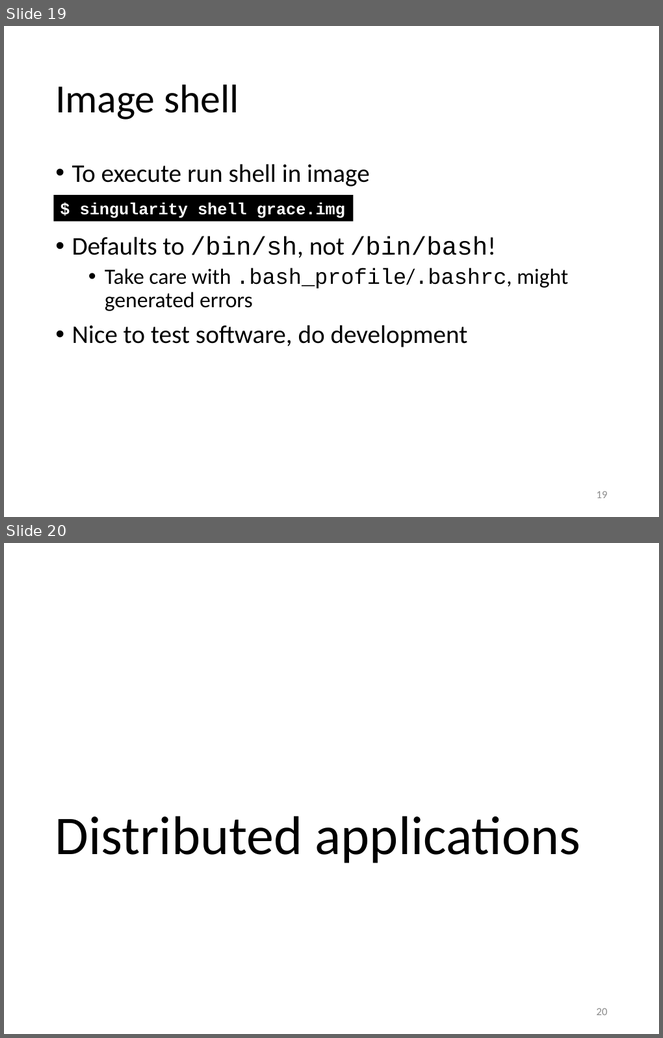
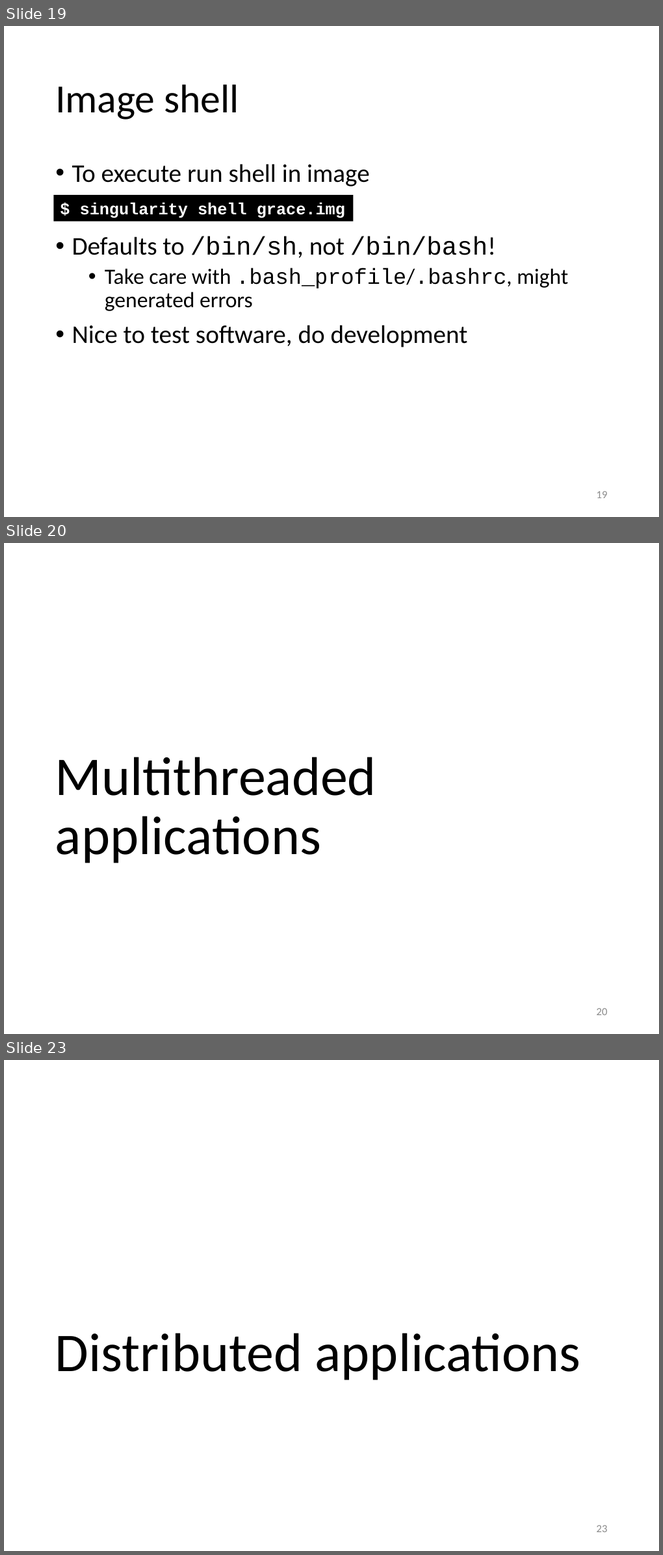
Before and after one commit to gjbex/training-material, a slide deck: Virtualization/singularity.pptx. Shown one above the other, each under a label of ours: slides 19 and 20 before the commit, slides 19, 20 and 23 after it; the slides between them are not shown. The pictures are 663x1038 and 663x1555 pixels, drawn with LibreOffice and Linux fonts; fonts in the diff are those of the drawing. Boxes give left, top, right and bottom in pixels: in the first picture for what was removed or moved away, otherwise in the second. Text is boxed around its words. In the diff, an @@ line names an element or a change of style, - is before the commit and + after.

```diff
--- a/Virtualization/singularity.pptx
+++ b/Virtualization/singularity.pptx
@@ slide 20 added at box(4, 543, 659, 1034), background #FFFFFF @@
@@ title added at box(55, 757, 376, 863), 60 pt, text #000000 @@
+Multithreaded applications
@@ page number added at box(597, 1008, 608, 1016), 12 pt, text #8C8C8C @@
+20
@@ what was slide 20 is now slide 23 @@
@@ page number at box(597, 1525, 608, 1533): text changed @@
-20
+23
```
Also in this commit, not shown: 1 slide changed, 2 other slides added.
